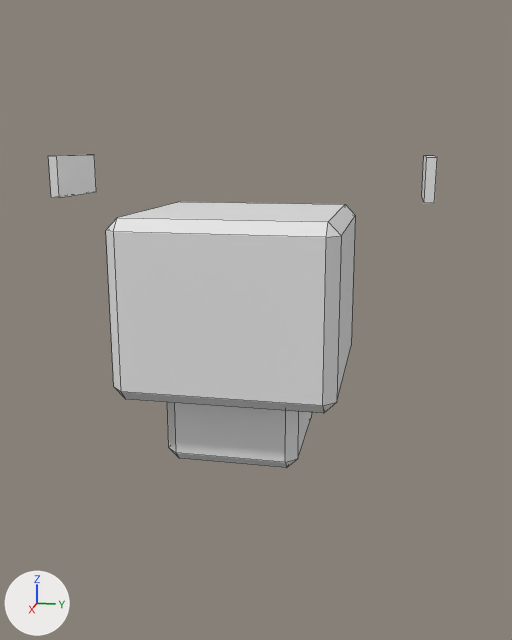
An edit to the OBJ model src/main/resources/assets/stonedew/models/block/catalog/uv_pendant_emission.obj, drawn before and after from the same camera.
Camera for both pictures: a 50 mm camera at (1.489, -0.283, 0.514) aimed at (0.507, -0.48, 0.268). The axes (+X, +Y, +Z) are drawn at lower left. The lights are the same throughout. The picture after the commit comes second. Mesh edges are drawn as thin lines. Materials are left out; every surface is plain grey. Where no turn or scale is listed for an object, it has been applied to the vertices.

Objects in the first picture: 'model'.
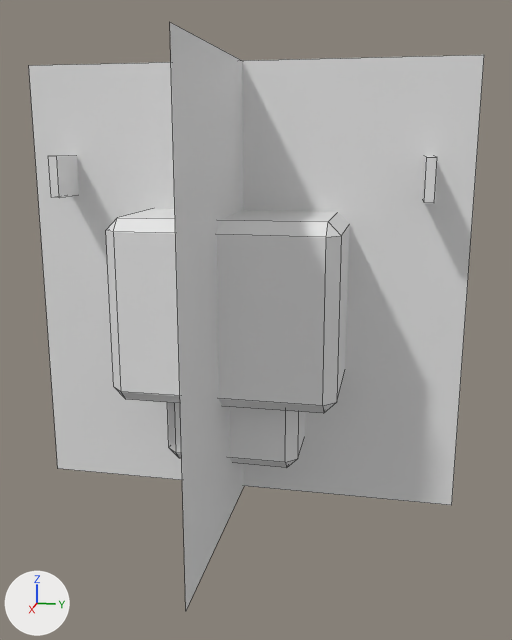
Where the change shows, as pixel boxes (x1, y1, x2, y2) in the pictures (512 x 640 px):
```json
{"object": "model", "change": "reshaped", "before": [48, 155, 437, 468], "after": [29, 22, 484, 610], "on screen": "17% wider, 88% taller"}
{"part": 1, "of": "me_model", "change": "added", "after": [29, 22, 484, 610]}
```

Scene script edits in JSON lines:
```json
{"block": "me_model", "where": "# used by ob_model"}
{"block": "me_model", "where": "# verts and faces of me_model; kept vertices keep their numbers, new ones are numbered from 64"}
{"op": "remove", "block": "me_model", "code": "me_model.from_pydata(...)  # 64 vertices, 64 faces; spans x 0.35..0.65, y -0.759..-0.241, z 0.075..0.5"}
{"op": "add", "block": "me_model", "code": "me_model.from_pydata(...)  # 72 vertices, 66 faces; spans x 0.188..0.812, y -0.812..-0.187, z 0.0..0.625"}
{"block": "me_model", "change": "me_model part 1"}
{"op": "add", "block": "me_model", "code": "verts[64] = (0.188, -0.5, 0.0)"}
{"op": "add", "block": "me_model", "code": "verts[65] = (0.812, -0.5, 0.0)  # pixel (185, 611)"}
{"op": "add", "block": "me_model", "code": "verts[66] = (0.5, -0.812, 0.0)  # pixel (57, 468)"}
{"op": "add", "block": "me_model", "code": "for new, old in zip([67, 68, 69], [64, 65, 66]): verts[new] = verts[old] + (0.0, 0.0, 0.625)"}
{"op": "add", "block": "me_model", "code": "verts[70] = (0.5, -0.188, 0.0)  # pixel (451, 505)"}
{"op": "add", "block": "me_model", "code": "verts[71] = (0.5, -0.187, 0.625)  # pixel (484, 54)"}
{"op": "add", "block": "me_model", "code": "faces += [(64, 65, 68, 67), (66, 69, 71, 70)]"}
```
